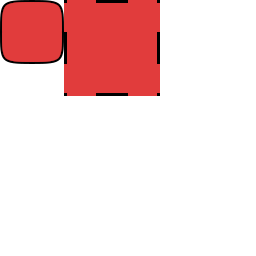
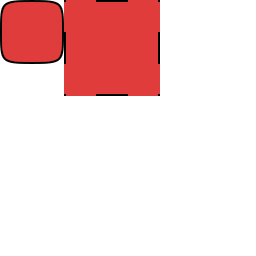
Two versions of the same layered image (256×256). Layer-by-layer changes:
painted on "Inner" over (64, 0, 160, 96)
